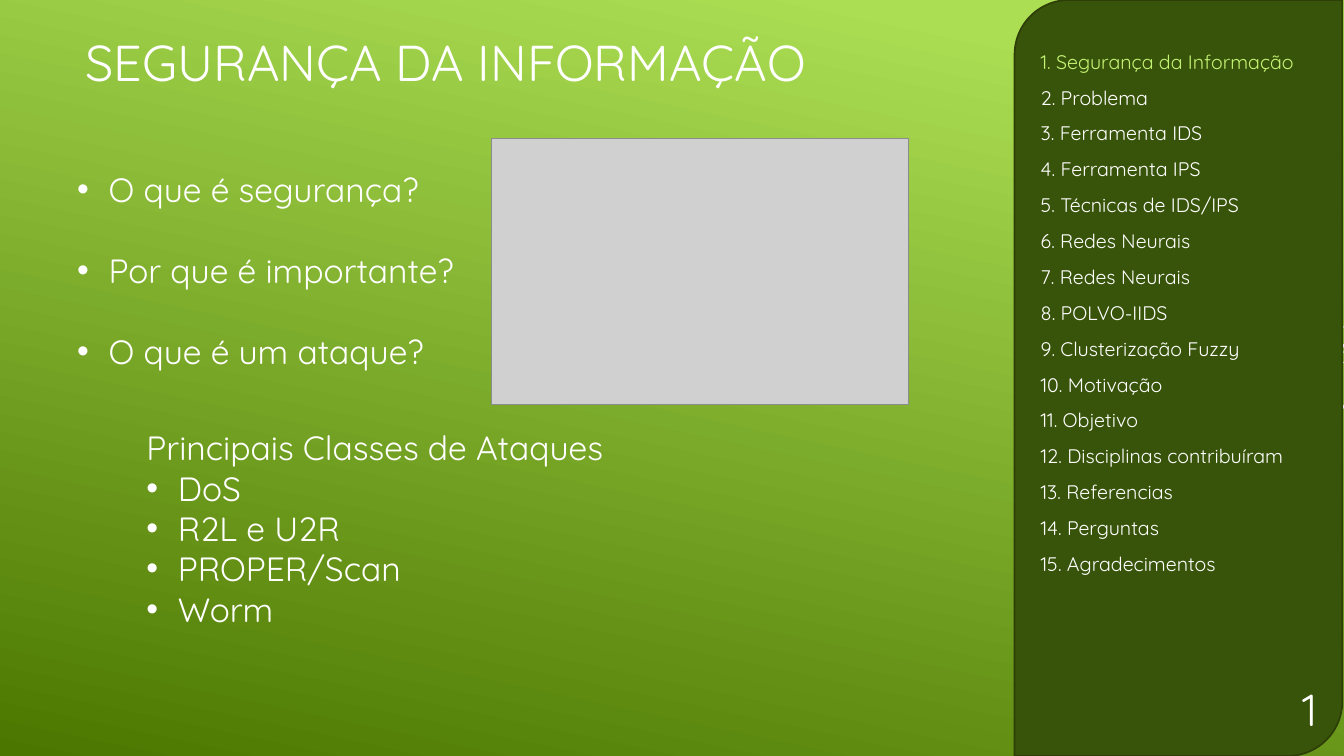
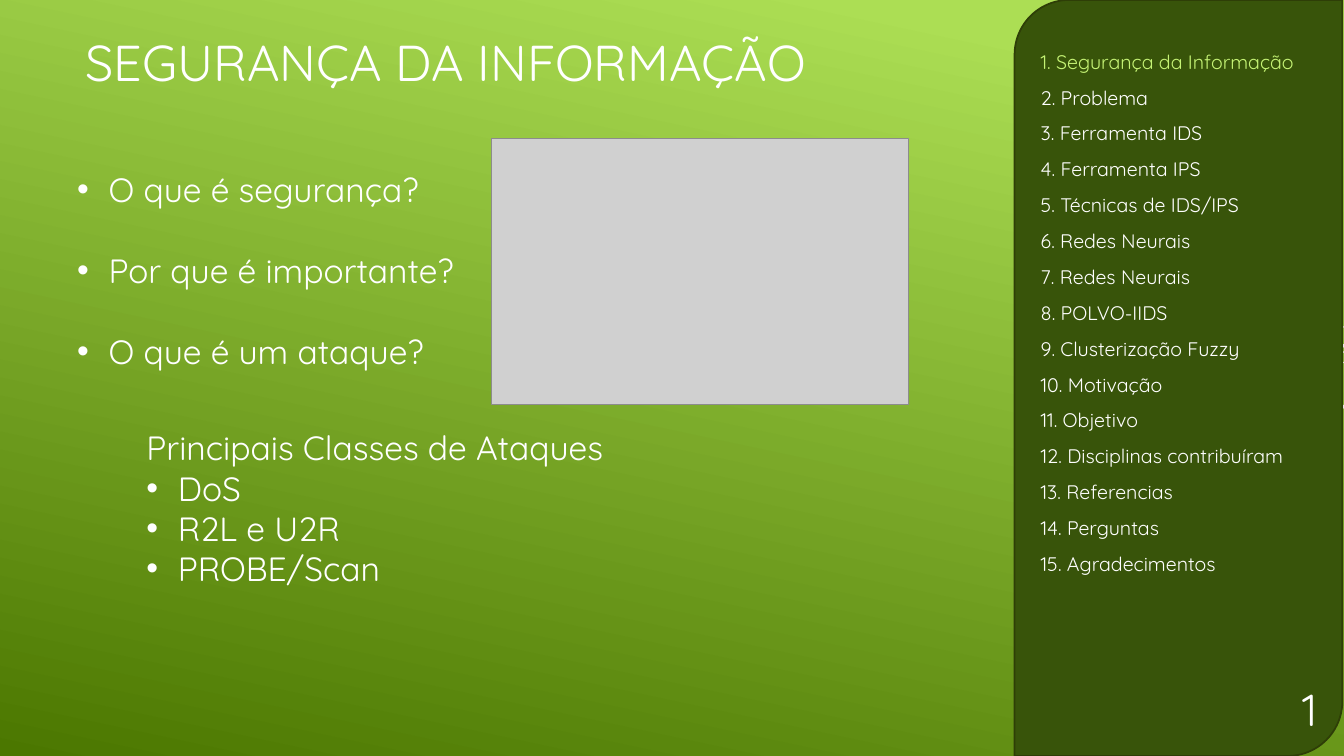
Before and after one commit to GDPLTDA/DetectInstrusao, a slide deck: slide 2 of docs/Apresentação.pptx. Drawn at 1344x756 pixels with LibreOffice and Linux fonts; fonts in the diff are those of the drawing; grey boxes stand for pictures. Boxes give left, top, right and bottom in pixels: in the first picture for what was removed or moved away, otherwise in the second. Text is boxed around its words. In the diff, an @@ line names an element or a change of style, - is before the commit and + after.

```diff
--- a/docs/Apresentação.pptx
+++ b/docs/Apresentação.pptx
@@ text at (x1=178, y1=554, x2=380, y2=586): text changed @@
-• PROPER/Scan
-• Worm
+• PROBE/Scan
```
Also in this commit, not shown: 2 other slides changed, 3 other files.
